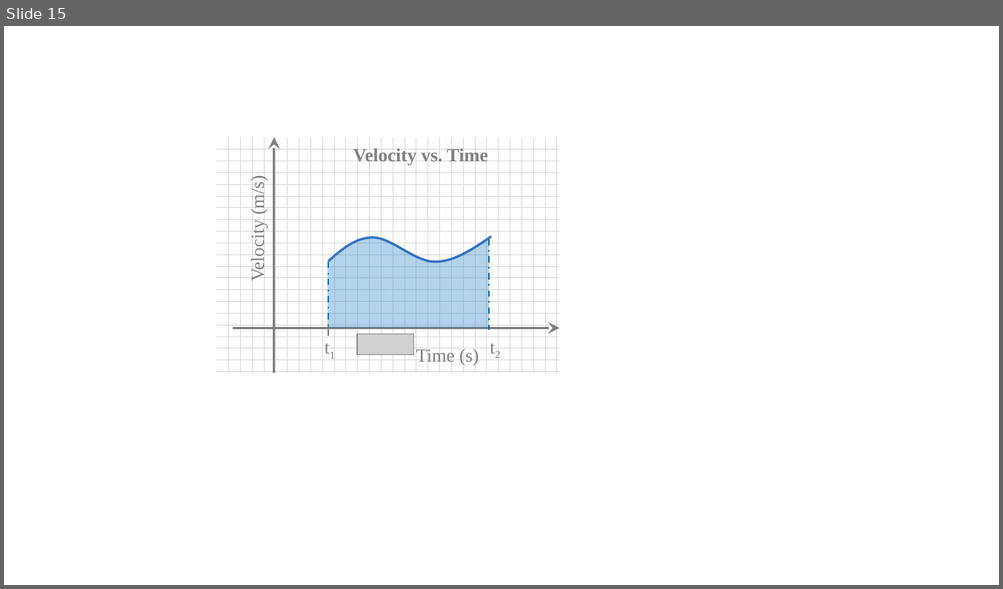
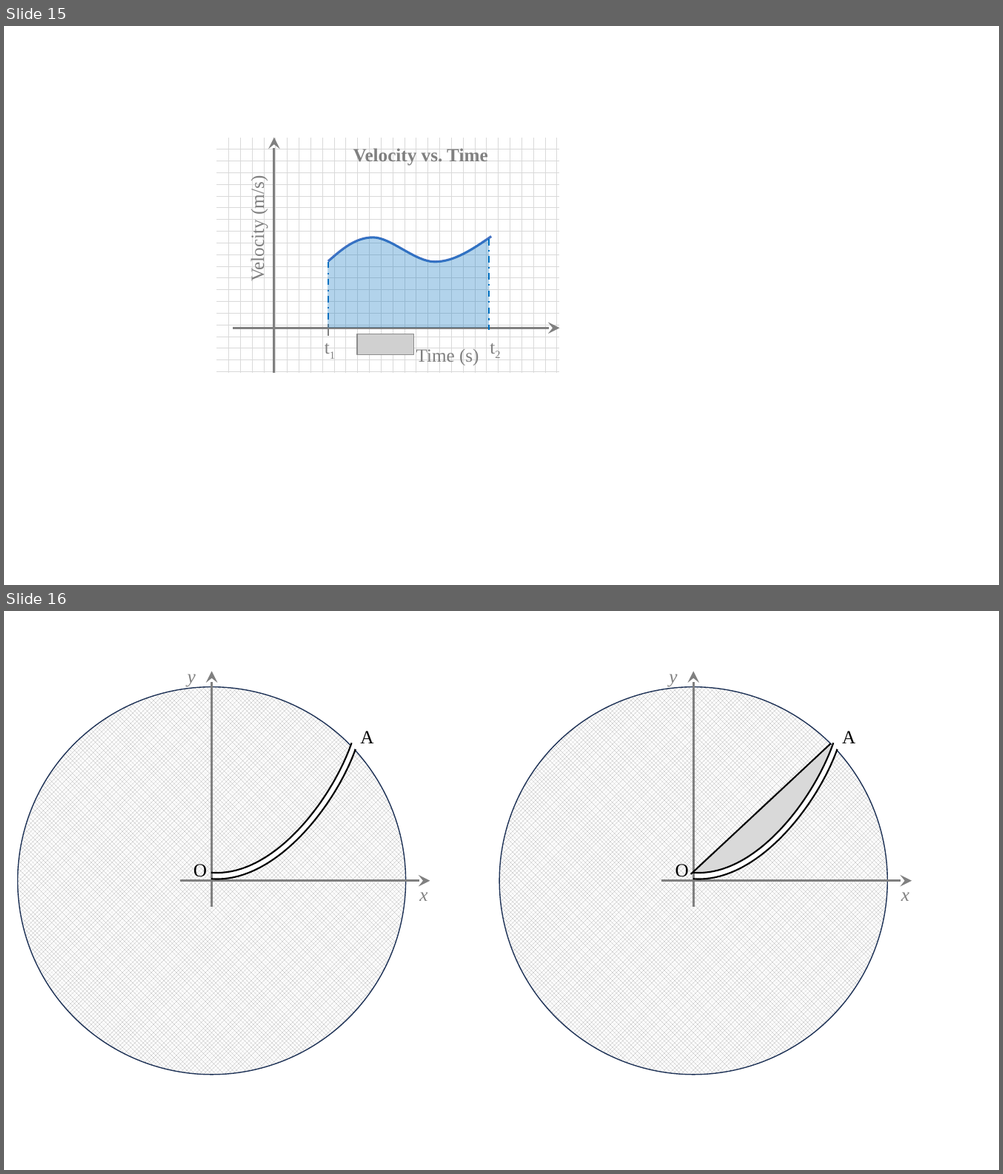
Before and after one commit to acharya2024/myProject01, a slide deck: 01_ME/03_Motion in 1D/img/img.pptx. Shown one above the other, each under a label of ours: slide 15 before the commit, slides 15 and 16 after it. The pictures are 1003x589 and 1003x1174 pixels, drawn with LibreOffice and Linux fonts; fonts in the diff are those of the drawing; grey boxes stand for pictures. Boxes give left, top, right and bottom in pixels: in the first picture for what was removed or moved away, otherwise in the second. Text is boxed around its words. In the diff, an @@ line names an element or a change of style, - is before the commit and + after.

```diff
--- a/01_ME/03_Motion in 1D/img/img.pptx
+++ b/01_ME/03_Motion in 1D/img/img.pptx
@@ slide 16 added at [4,611,999,1170], background #FFFFFF @@
@@ text added at [188,674,196,686], 18 pt, text #808080, italic @@
+y
@@ arrow added from (211, 907) to (211, 672), #808080 2.25 pt @@
@@ text added at [669,674,677,687], 18 pt, text #808080, italic @@
+y
@@ arrow added from (694, 907) to (694, 672), #808080 2.25 pt @@
@@ ellipse added at [17,687,405,1075], fill pattern #A6A6A6 on #FFFFFF, outline #1E3256 1 pt @@
@@ ellipse added at [499,687,888,1075], fill pattern #A6A6A6 on #FFFFFF, outline #1E3256 1 pt @@
@@ freeform shape added at [211,743,352,873], outline #000000 1.5 pt @@
@@ text added at [360,731,373,743], 18 pt, text #000000 @@
+A
@@ line added from (691, 874) to (831, 743), #000000 1.5 pt @@
@@ freeform shape added at [693,743,833,873], fill #D9D9D9, outline #000000 1.5 pt @@
@@ text added at [842,731,855,743], 18 pt, text #000000 @@
+A
@@ freeform shape added at [211,749,356,879], outline #000000 1.5 pt @@
@@ freeform shape added at [213,746,353,876], outline #FFFFFF 4 pt @@
@@ freeform shape added at [693,749,836,879], outline #000000 1.5 pt @@
@@ freeform shape added at [695,746,835,876], outline #FFFFFF 4 pt @@
@@ text added at [193,864,207,881], 18 pt, text #000000 @@
+O
@@ text added at [675,864,688,881], 18 pt, text #000000 @@
+O
@@ arrow added from (180, 881) to (430, 881), #808080 2.25 pt @@
@@ text added at [419,892,427,901], 18 pt, text #808080, italic @@
+x
@@ arrow added from (661, 881) to (911, 881), #808080 2.25 pt @@
@@ text added at [901,892,909,901], 18 pt, text #808080, italic @@
+x
```
Also in this commit, not shown: 1 slide removed, 6 other files.
